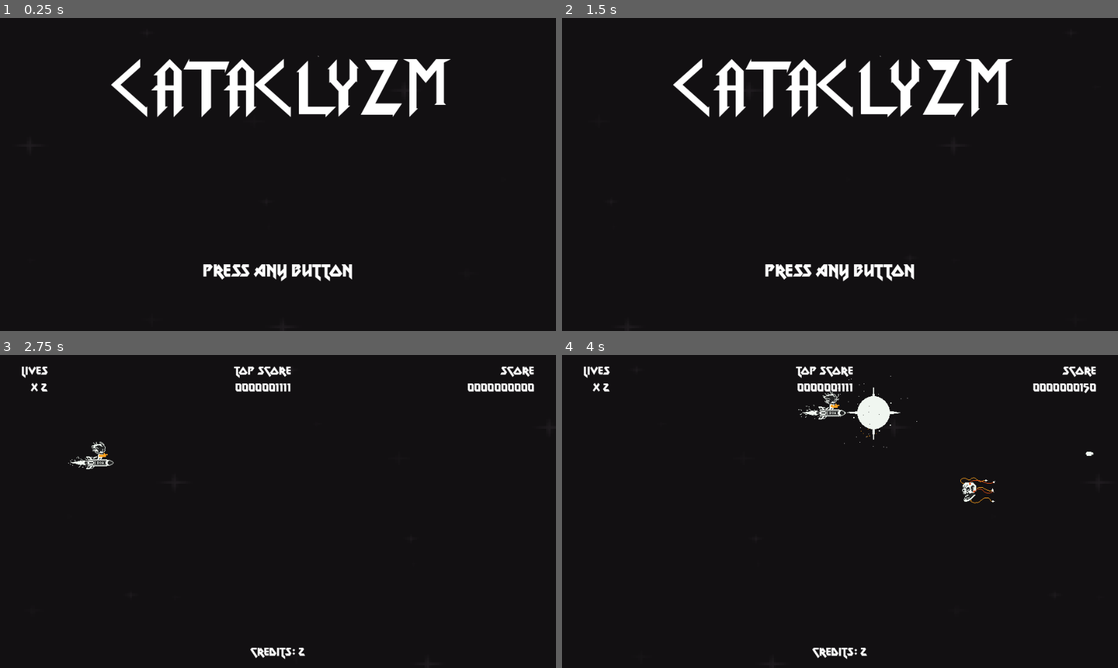
Above: before the commit, frames 1-4 (two rows, left to right).
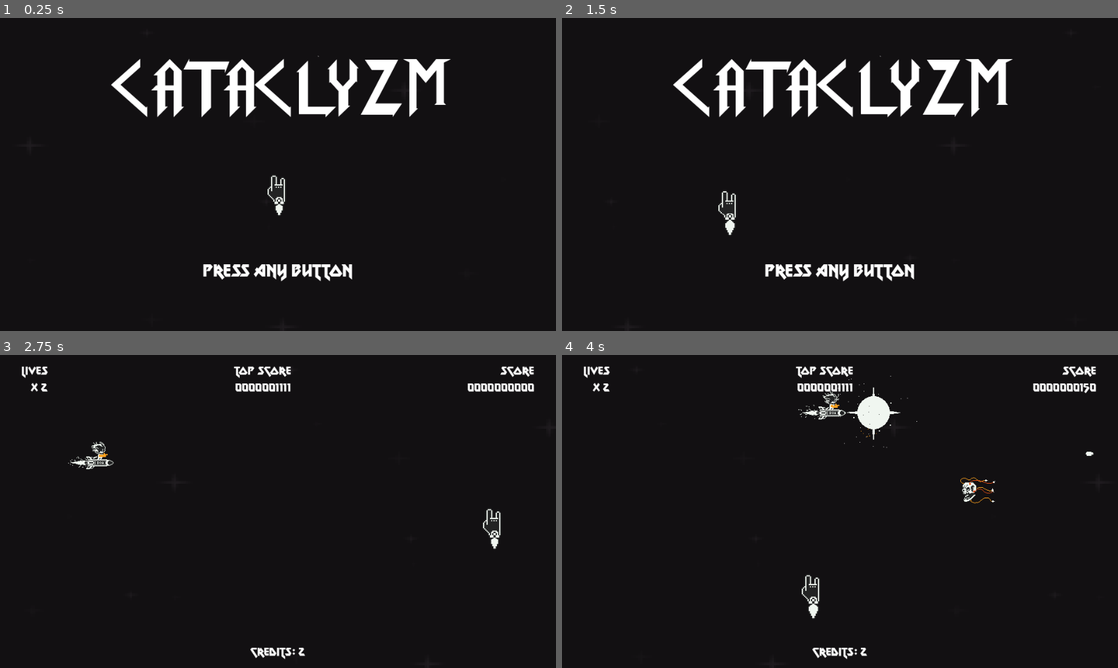
Above: after the commit, the same moments.

Repository: rnakkas/GodotSandbox
Game: Godot game, scene res://ShmupSandbox/Main/Scenes/main.tscn
Two runs of this game, one before a commit and one after it. Both use one fixed random seed, a clock stepped at 60 frames per second and the inputs below.
Inputs (mouse positions are in pixels of both pictures, inside the frame that each line leads up to):
- Up to frame 1 (0.25 s): no input
- Up to frame 2 (1.5 s): tap Enter (ui_accept) at 0.5, 0.77, 1.25 s; move the mouse to (962, 158) at 0.52 s; hold D (move_right) 0.53-1.28 s; hold Space (shoot) 0.53-1.28 s; move the mouse to (728, 190) at 1.27 s; hold S (move_down) from 1.28 s (still down); tap Space (shoot) at 1.35 s
- Up to frame 3 (2.75 s): tap Enter (ui_accept) at 1.52 s; release S (move_down) at 2 s; click "Play" at 2 s
- Up to frame 4 (4 s): move the mouse to (895, 442) at 2.77 s; hold D (move_right) 2.78-3.53 s; hold Space (shoot) 2.78-3.53 s; move the mouse to (812, 574) at 3.52 s; hold W (move_up) from 3.53 s (still down); tap Space (shoot) at 3.6 s; tap Enter (ui_accept) at 3.77 s

The runs differ from the first frame. In frame 1, 0.1% of the frame differs, in the area x 48-52%, y 50-64%; in frame 2, 0.2%, in the area x 28-32%, y 55-70%; in frame 3, 0.1%; in frame 4, 0.2%.

Commit message:
Added custom mouse cursor

Diff:
--- /dev/null
+++ b/ShmupSandbox/UI/Scenes/custom_mouse_cursor.tscn
@@ -0,0 +1,35 @@
+[gd_scene load_steps=6 format=3 uid="uid://cv2r6jgkdhyka"]
+
+[ext_resource type="Texture2D" uid="uid://dsphoacg366q" path="res://ShmupSandbox/Assets/Icons/mouse_cursor-v1.png" id="1_duioo"]
+[ext_resource type="Script" uid="uid://bq86rmy3di17t" path="res://ShmupSandbox/UI/Scripts/custom_mouse_cursor.gd" id="1_k0hda"]
+
+[sub_resource type="AtlasTexture" id="AtlasTexture_k0hda"]
+atlas = ExtResource("1_duioo")
+region = Rect2(0, 0, 32, 48)
+
+[sub_resource type="AtlasTexture" id="AtlasTexture_t5fcc"]
+atlas = ExtResource("1_duioo")
+region = Rect2(32, 0, 32, 48)
+
+[sub_resource type="SpriteFrames" id="SpriteFrames_vhsyd"]
+animations = [{
+"frames": [{
+"duration": 1.0,
+"texture": SubResource("AtlasTexture_k0hda")
+}, {
+"duration": 1.0,
+"texture": SubResource("AtlasTexture_t5fcc")
+}],
+"loop": true,
+"name": &"cursor",
+"speed": 12.0
+}]
+
+[node name="CustomMouseCursor" type="CanvasLayer"]
+script = ExtResource("1_k0hda")
+
+[node name="mouse_sprite" type="AnimatedSprite2D" parent="."]
+scale = Vector2(1.95, 1.95)
+sprite_frames = SubResource("SpriteFrames_vhsyd")
+animation = &"cursor"
+autoplay = "cursor"
--- a/ShmupSandbox/UI/Scenes/ui_layer.tscn
+++ b/ShmupSandbox/UI/Scenes/ui_layer.tscn
@@ -1,9 +1,10 @@
-[gd_scene load_steps=17 format=3 uid="uid://wq32mri3ebiv"]
+[gd_scene load_steps=18 format=3 uid="uid://wq32mri3ebiv"]
 
 [ext_resource type="PackedScene" uid="uid://dw1uu0vpx6e46" path="res://ShmupSandbox/UI/Scenes/main_menu.tscn" id="1_ga2yo"]
 [ext_resource type="Script" uid="uid://s70ghdyj3lk3" path="res://ShmupSandbox/UI/Scripts/ui_layer.gd" id="1_hgdm0"]
 [ext_resource type="PackedScene" uid="uid://dvex6ouhoh1ev" path="res://ShmupSandbox/UI/Scenes/confirm_dialog.tscn" id="2_3gw38"]
 [ext_resource type="PackedScene" uid="uid://ny01qnyexpg2" path="res://ShmupSandbox/UI/Scenes/options_menu.tscn" id="2_hgdm0"]
+[ext_resource type="PackedScene" uid="uid://cv2r6jgkdhyka" path="res://ShmupSandbox/UI/Scenes/custom_mouse_cursor.tscn" id="2_x3d84"]
 [ext_resource type="PackedScene" uid="uid://bitai5y7b0p1h" path="res://ShmupSandbox/UI/Scenes/simple_crt_filter.tscn" id="2_y7ooj"]
 [ext_resource type="PackedScene" uid="uid://bumbgw58q7r1d" path="res://ShmupSandbox/UI/Scenes/pause_menu.tscn" id="3_3gw38"]
 [ext_resource type="PackedScene" uid="uid://bntsd8akyqgiv" path="res://ShmupSandbox/UI/Scenes/start_screen.tscn" id="3_abmpj"]
@@ -20,6 +21,8 @@
 [node name="UI_layer" type="CanvasLayer"]
 process_mode = 3
 script = ExtResource("1_hgdm0")
+
+[node name="CustomMouseCursor" parent="." instance=ExtResource("2_x3d84")]
 
 [node name="SimpleCRTFilter" parent="." instance=ExtResource("2_y7ooj")]
 unique_name_in_owner = true
--- /dev/null
+++ b/ShmupSandbox/UI/Scripts/custom_mouse_cursor.gd
@@ -0,0 +1,13 @@
+class_name CustomMouseCursor extends CanvasLayer
+
+@onready var custom_cursor : AnimatedSprite2D = $mouse_sprite
+
+@export var y_offset : float = 35.0
+
+func _ready() -> void:
+	Input.mouse_mode = Input.MOUSE_MODE_HIDDEN
+
+func _process(_delta: float) -> void:
+	var mouse_x : float = get_viewport().get_mouse_position().x
+	var mouse_y : float = get_viewport().get_mouse_position().y
+	custom_cursor.position = Vector2(mouse_x, mouse_y + y_offset) #To line up mouse cursor with fingers
Binary file added: ShmupSandbox/Assets/Icons/mouse_cursor-v1.png
Not shown, added: ShmupSandbox/Assets/Icons/mouse_cursor-v1.png.import
Not shown, added: ShmupSandbox/UI/Scripts/custom_mouse_cursor.gd.uid
